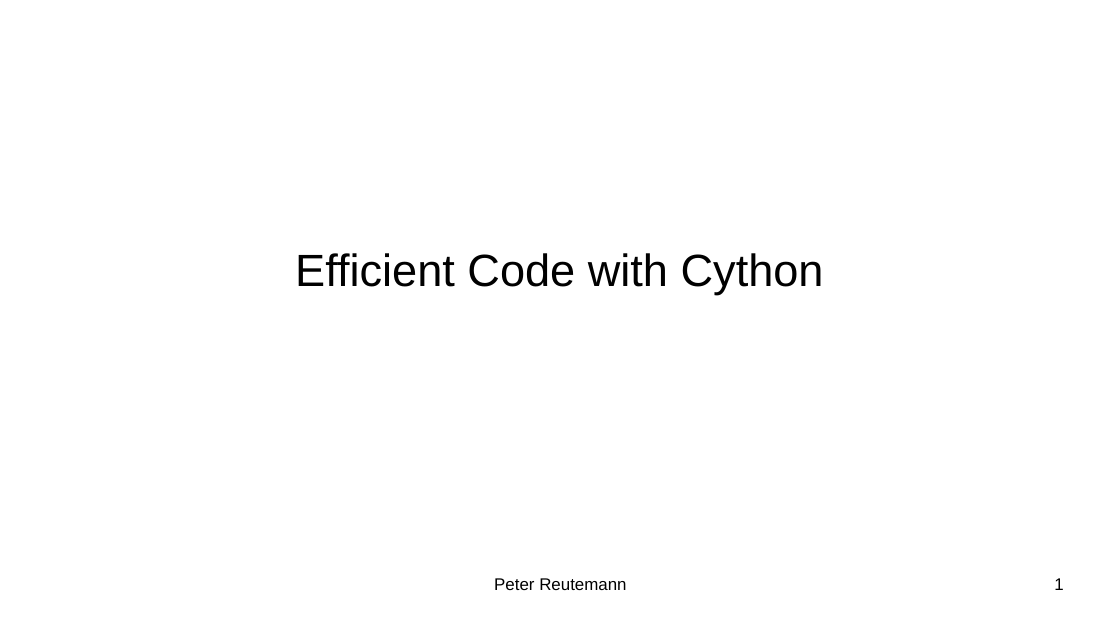
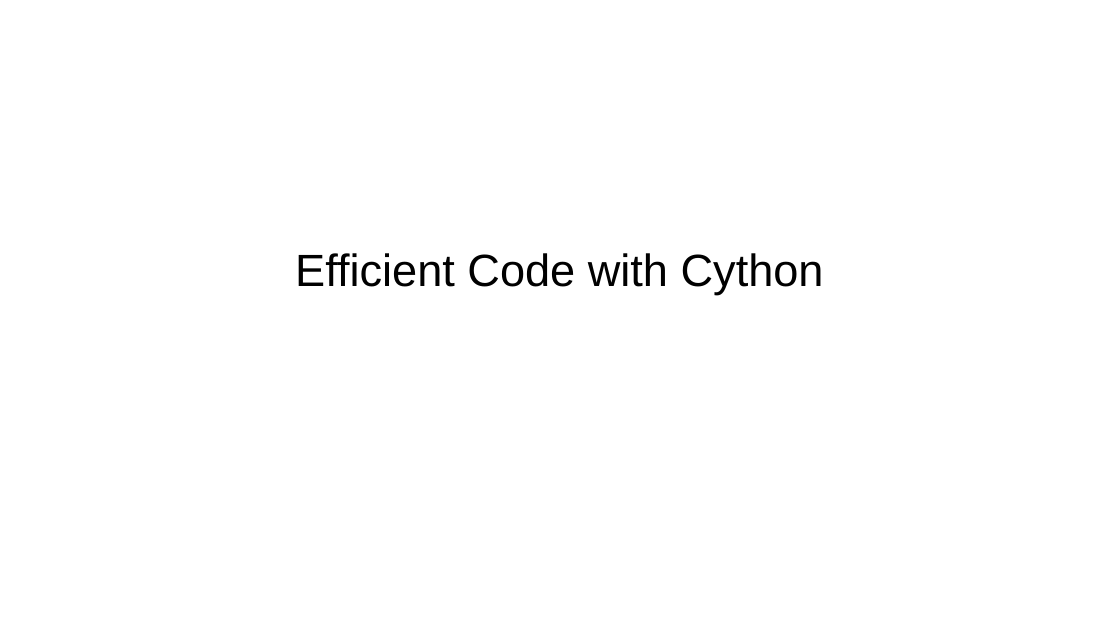
Before and after one commit to HamPUG/meetings, a slide deck: slide 1 of 2021/2021-08-09/cython/cython.odp. Drawn at 1120x630 pixels with LibreOffice and Linux fonts; fonts in the diff are those of the drawing. Boxes give left, top, right and bottom in pixels: in the first picture for what was removed or moved away, otherwise in the second. Text is boxed around its words. In the diff, an @@ line names an element or a change of style, - is before the commit and + after.

```diff
--- a/2021/2021-08-09/cython/cython.odp
+++ b/2021/2021-08-09/cython/cython.odp
@@ text removed at [494,578,626,590] @@
-Peter Reutemann
@@ page number removed at [1054,578,1063,590] @@
-1
```
Also in this commit, not shown: 1 other slide changed, 1 slide added, 1 other file.
